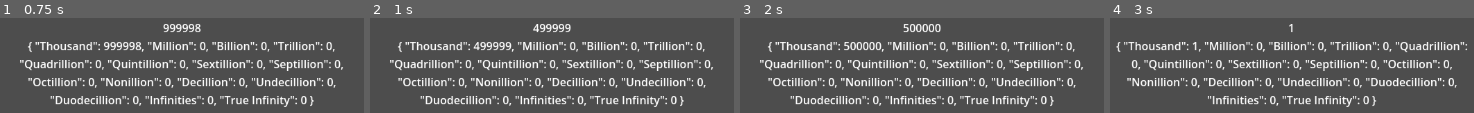
Above: before the commit, frames 1-4 (left to right).
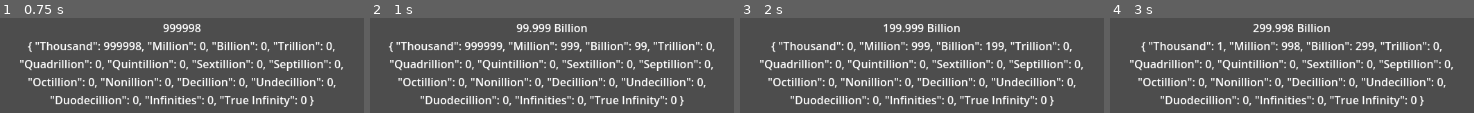
Above: after the commit, the same moments.

Repository: JComeaux444/idlenumbertest
Game: Godot game, scene res://Main.tscn
Two runs of this game, one before a commit and one after it. Both use one fixed random seed, a clock stepped at 60 frames per second and the inputs below. The project has no main scene, so this scene is started directly.
Inputs:
- Up to frame 1 (0.75 s): tap Enter at 0.5 s
- Up to frame 2 (1 s): no input
- Up to frame 3 (2 s): tap Space at 1.25 s
- Up to frame 4 (3 s): tap Enter at 2 s; tap Space at 2.75 s

Frame 1 is identical in both runs. In frame 2, 5.8% of the frame differs, in the area x 5-95%, y 6-36%; in frame 3, 5.6%; in frame 4, 19%, in the area x 1-99%, y 6-94%.

Commit message:
Update goldMethods.gd

Diff:
--- a/goldMethods.gd
+++ b/goldMethods.gd
@@ -254,15 +254,15 @@
 	#print("hello " , curTime)
 
 	#Example of a future building/entity/item being bought/upgraded
-	print("Can I buy something for 500k ? ", canBuy({"Thousand":500000}) )
-	if canBuy({"Thousand":500000}) :
-		spendGold({"Thousand": 500000})
+	#print("Can I buy something for 500k ? ", canBuy({"Thousand":500000}) )
+	#if canBuy({"Thousand":500000}) :
+		#spendGold({"Thousand": 500000})
 		#spendGold({""})
 	print(gold)
 
 	# How a future building/entity/item will add money to the user in their own timer funcs
 	gold["Thousand"] += 1;
-	gold["Million"] += 0;
+	gold["Million"] += 99999;
 	goldOverCheck();
 
 	# end of timing function call speeds
